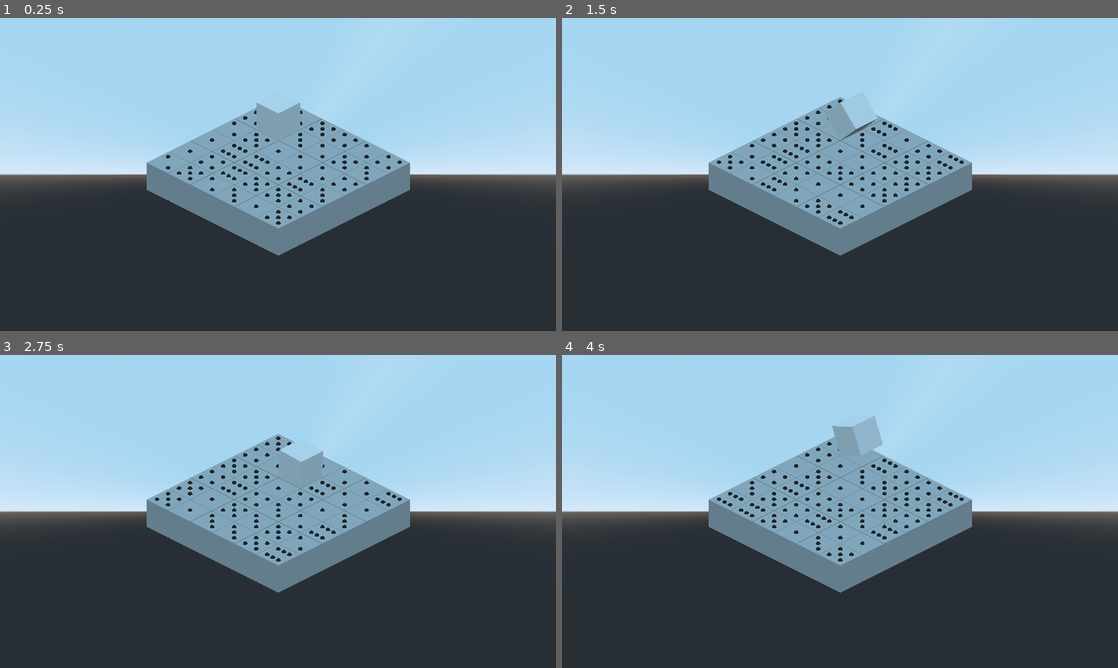
Above: before the commit, frames 1-4 (two rows, left to right).
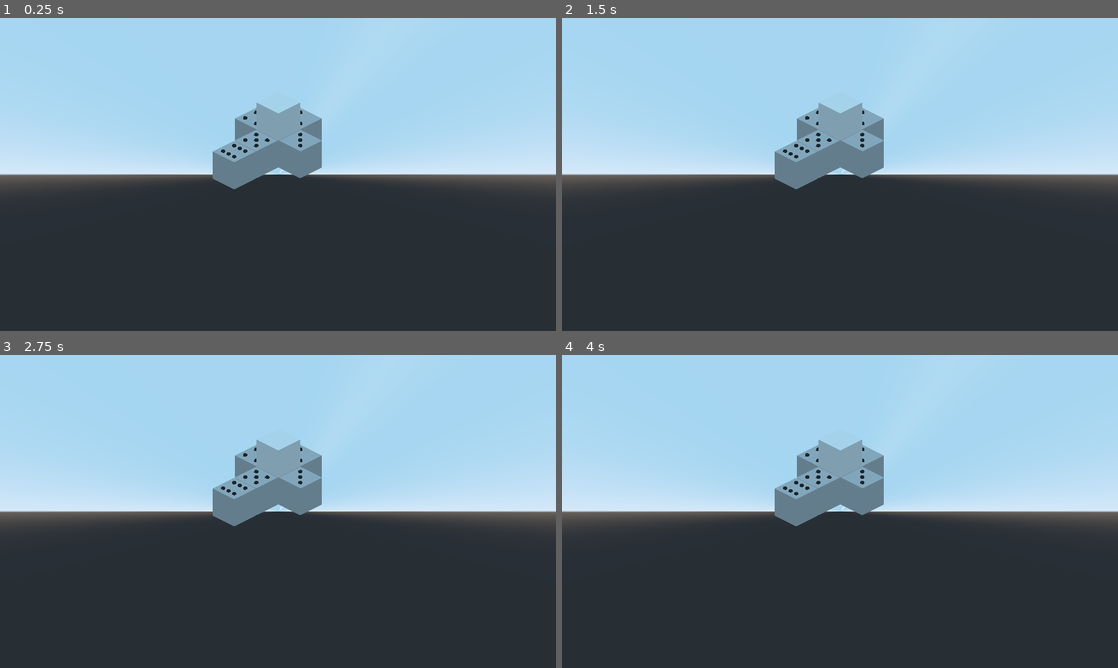
Above: after the commit, the same moments.

Repository: suaveware/gmtk-jam-2022
Game: Godot game, scene res://Main.tscn
Same seed, same stepped clock (60 frames per second), same inputs: the game is played once before the commit and once after it.
Inputs:
- Up to frame 1 (0.25 s): no input
- Up to frame 2 (1.5 s): tap Enter at 0.5 s; hold D (roll_right) 0.53-1.28 s; tap R at 0.6, 1.35 s; hold S (roll_down) from 1.28 s (still down)
- Up to frame 3 (2.75 s): release S (roll_down) at 2.03 s; hold D (roll_right) from 2.03 s (still down); tap R at 2.1 s
- Up to frame 4 (4 s): release D (roll_right) at 2.78 s; hold W (roll_up) 2.78-3.53 s; tap R at 2.85, 3.6 s; hold A (roll_left) from 3.53 s (still down)

The runs differ from the first frame. In frame 1, 12% of the frame differs, in the area x 26-74%, y 32-76%; in frame 2, 12%; in frame 3, 12%; in frame 4, 13%, in the area x 26-74%, y 19-76%.

Commit message:
track game state with a state machine instead

Diff:
--- a/Main.gd
+++ b/Main.gd
@@ -1,10 +1,14 @@
 extends Spatial
 
+enum { PRE_GAME, IN_PROGRESS, PLAYER_WON }
+
+signal game_started
 
 onready var grid = get_node("Grid")
 
 var level = preload("res://src/levels/tutorial.tres")
 var has_won := false
+var game_state := PRE_GAME
 
 var player_movements = [
 	{input = "roll_up", direction = Vector3.FORWARD},
--- a/Main.tscn
+++ b/Main.tscn
@@ -56,6 +56,7 @@
 [node name="Down" type="Position3D" parent="Player/Pivot/Rotator/Mesh"]
 transform = Transform( 1, 0, 0, 0, 1, 0, 0, 0, 1, 0, -1, 0 )
 
+[connection signal="game_started" from="." to="Grid" method="_on_Main_game_started"]
 [connection signal="player_won" from="Grid" to="." method="_on_Grid_player_won"]
 [connection signal="rotated" from="CameraPivot" to="." method="_on_CameraPivot_rotated"]
 [connection signal="moved" from="Player" to="." method="_on_Player_moved"]
--- a/src/classes/Grid.gd
+++ b/src/classes/Grid.gd
@@ -36,10 +36,10 @@
 			instantiate_tile(tile.x, tile.y, tile.z)
 		player_grid_position = level.StartPosition
 		player.translation = Vector3(level.StartPosition.x* tile_size,1,level.StartPosition.y* tile_size) + translation
-	for i in range(0, width):
-		for j in range(0, height):
-			if(!positions.get(Vector2(i, j))):
-				instantiate_tile(i, j, rand_range(1,7))
+#	for i in range(0, width):
+#		for j in range(0, height):
+#			if(!positions.get(Vector2(i, j))):
+#				instantiate_tile(i, j, rand_range(1,7))
 
 func instantiate_tile(x: int, y: int, value: int):
 	var new_tile = tile.instance()
@@ -62,8 +62,15 @@
 		Vector3.LEFT:
 			player_grid_position.x -= 1
 
+	glue_balls_to_player()
+
+	if player.has_good_faces():
+		emit_signal("player_won")
+
+
+func glue_balls_to_player() -> void:
 	var tile = positions[player_grid_position]
-	var facing_down_direction = get_facing_down_direction()
+	var facing_down_direction: Position3D = get_facing_down_direction()
 	var is_empty = tile.get_children().size() == 0
 
 	if is_empty:
@@ -79,9 +86,6 @@
 	var current_face_value = player.face_values[facing_down_direction.name]
 
 	player.face_values[facing_down_direction.name] = calculate_facing_points(current_face_value, tile, facing_down_direction)
-
-	if player.has_good_faces():
-		emit_signal("player_won")
 
 
 func get_facing_down_direction() -> Position3D:
@@ -101,25 +105,12 @@
 
 
 func player_can_roll(direction: Vector3):
-	if owner.has_won:
+	if owner.game_state != owner.IN_PROGRESS:
 		return false
 
 	var target_grid_position = player_grid_position + Vector2(direction.x, direction.z)
 
 	return not not positions.get(target_grid_position)
-
-
-#	match(direction):
-#		Vector3.FORWARD:
-#
-#			return player_grid_position.y > 0
-#		Vector3.BACK:
-#			return player_grid_position.y < height-1
-#		Vector3.RIGHT:
-#			return player_grid_position.x < width-1
-#		Vector3.LEFT:
-#			return player_grid_position.x > 0
-#	return false
 
 
 func calculate_facing_points(current_face_value, tile, facing_down_direction) -> int:
@@ -148,3 +139,7 @@
 					return -1
 		_:
 			return -1
+
+
+func _on_Main_game_started() -> void:
+	glue_balls_to_player()
